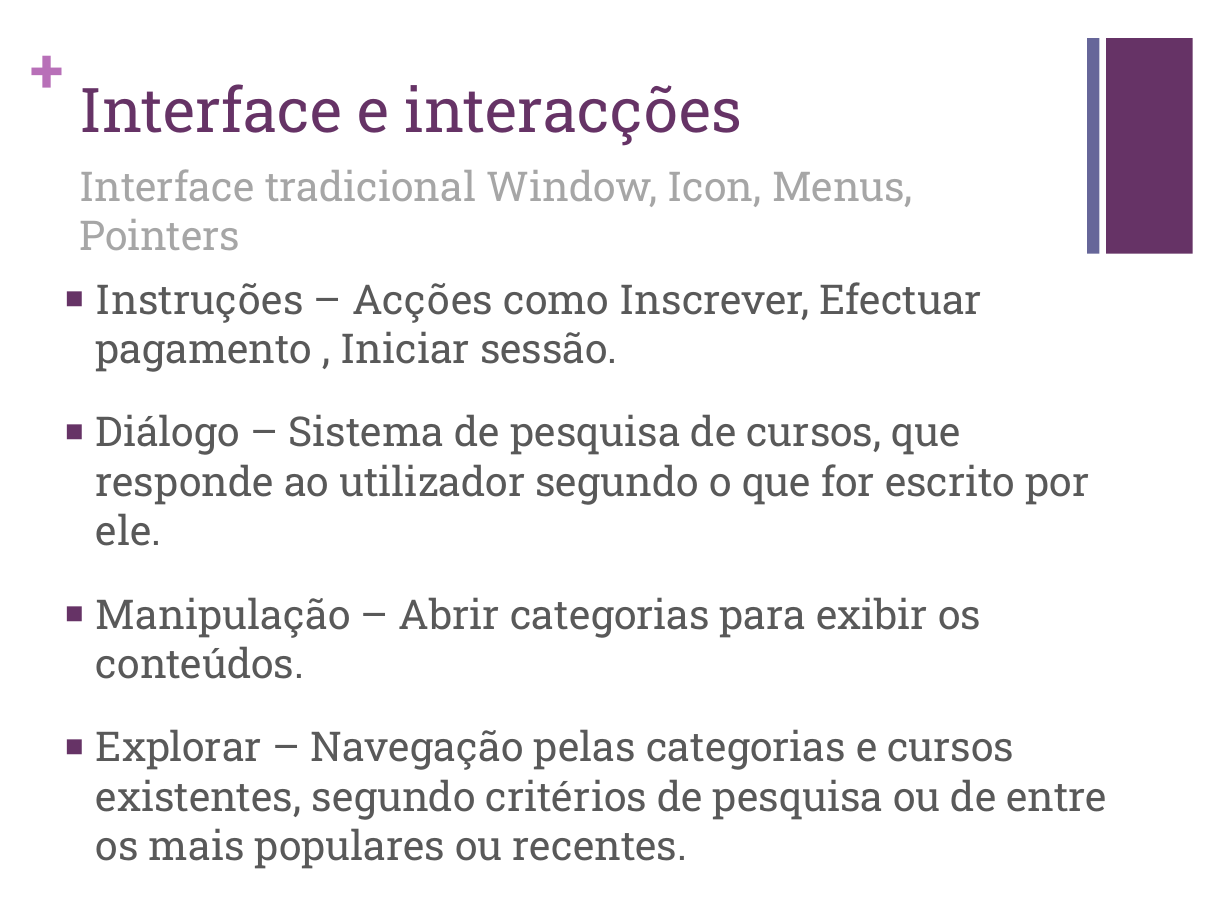
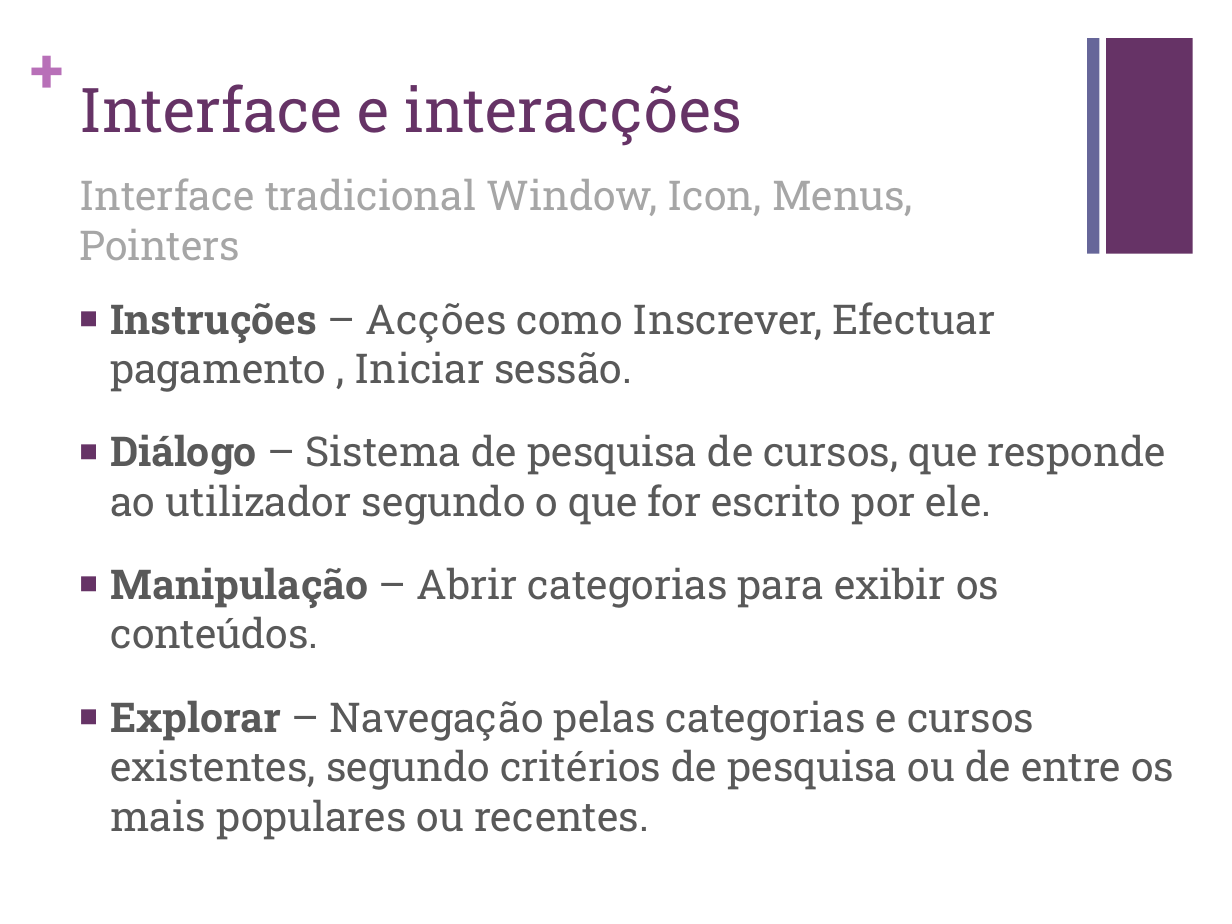
Before and after one commit to carboned4/C_C_U-2015-10, a slide deck: slide 5 of Aula 06/G10 - Apresentacao - Lab05.pptx. Drawn at 1232x924 pixels with LibreOffice and Linux fonts; fonts in the diff are those of the drawing. Boxes give left, top, right and bottom in pixels: in the first picture for what was removed or moved away, otherwise in the second. Text is boxed around its words. In the diff, an @@ line names an element or a change of style, - is before the commit and + after.

```diff
--- a/Aula 06/G10 - Apresentacao - Lab05.pptx
+++ b/Aula 06/G10 - Apresentacao - Lab05.pptx
@@ text "Interface tradicional Window, Icon, Menus, ...": place and size @@
-text "Interface tradicional Window, Icon, Menus, ..." at <box>79,169,913,250</box>
+text "Interface tradicional Window, Icon, Menus, ..." at <box>79,178,913,260</box>
@@ text "Instruções – Acções como Inscrever, ...": place and size @@
-text "Instruções – Acções como Inscrever, ..." at <box>96,282,1107,869</box>
+text "Instruções – Acções como Inscrever, ..." at <box>110,302,1174,840</box>
@@ text "Instruções – Acções como Inscrever, ..." at <box>110,302,1174,840</box>: bold on in "Instruções", "Diálogo", "Manipulação", "Explorar" @@
```
Also in this commit, not shown: 10 other slides changed, 1 other file.
